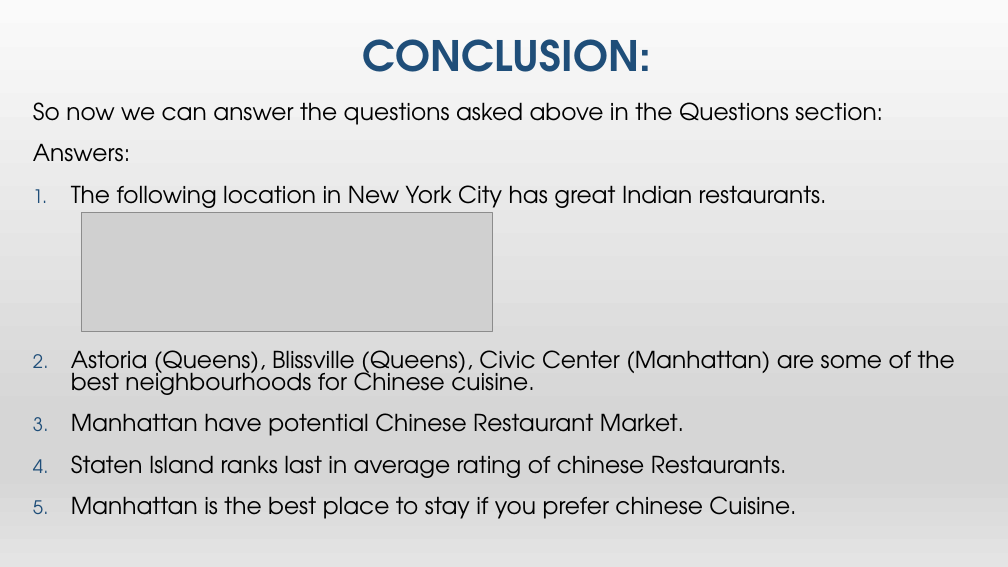
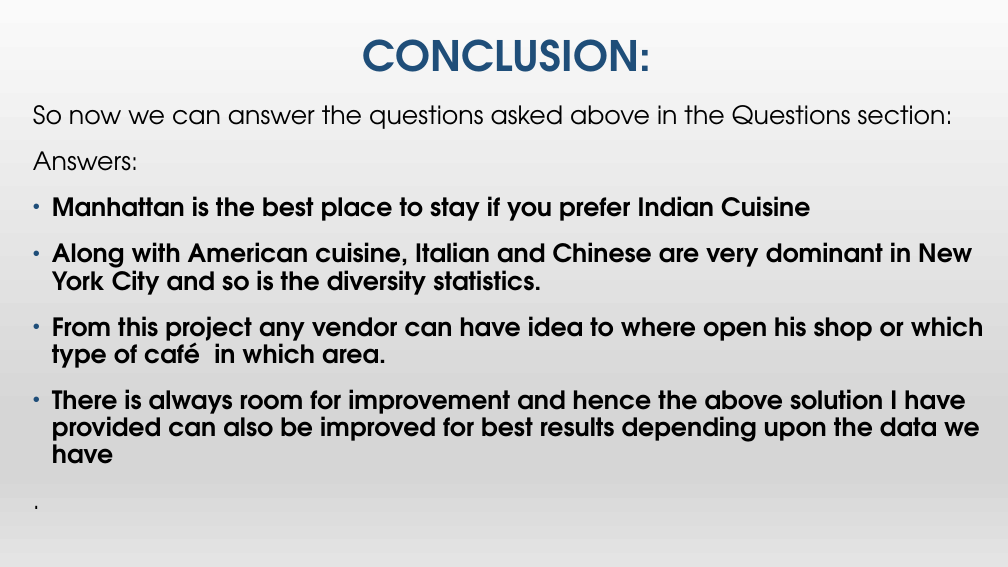
Before and after one commit to deepu0/IBM-Applied-Data-ScienceCapstone, a slide deck: slide 6 of Presentation - battle of neighborhood.pptx. Drawn at 1008x567 pixels with LibreOffice and Linux fonts; fonts in the diff are those of the drawing; grey boxes stand for pictures. Boxes give left, top, right and bottom in pixels: in the first picture for what was removed or moved away, otherwise in the second. Text is boxed around its words. In the diff, an @@ line names an element or a change of style, - is before the commit and + after.

```diff
--- a/Presentation - battle of neighborhood.pptx
+++ b/Presentation - battle of neighborhood.pptx
@@ text at box(33, 105, 953, 171): size 22.2 to 24 pt in "So now we can answer the questions ...", "Answers:"; line spacing 0.8 to 0.9 @@
@@ text at box(52, 196, 984, 464): text changed; size 22.2 to 24 pt; bold on @@
-1. The following location in New York City has great Indian restaurants.
-2. Astoria (Queens), Blissville (Queens), Civic Center (Manhattan) are some of the best neighbourhoods for Chinese cuisine.
-3. Manhattan have potential Chinese Restaurant Market.
-4. Staten Island ranks last in average rating of chinese Restaurants.
-5. Manhattan is the best place to stay if you prefer chinese Cuisine.
+• Manhattan is the best place to stay if you prefer Indian Cuisine
+• Along with American cuisine, Italian and Chinese are very dominant in New York City and so is the diversity statistics.
+• From this project any vendor can have idea to where open his shop or which type of café in which area.
+• There is always room for improvement and hence the above solution I have provided can also be improved for best results depending upon the data we have
+.
@@ picture removed at box(81, 212, 492, 332) @@
```
Also in this commit, not shown: 1 other slide changed.
